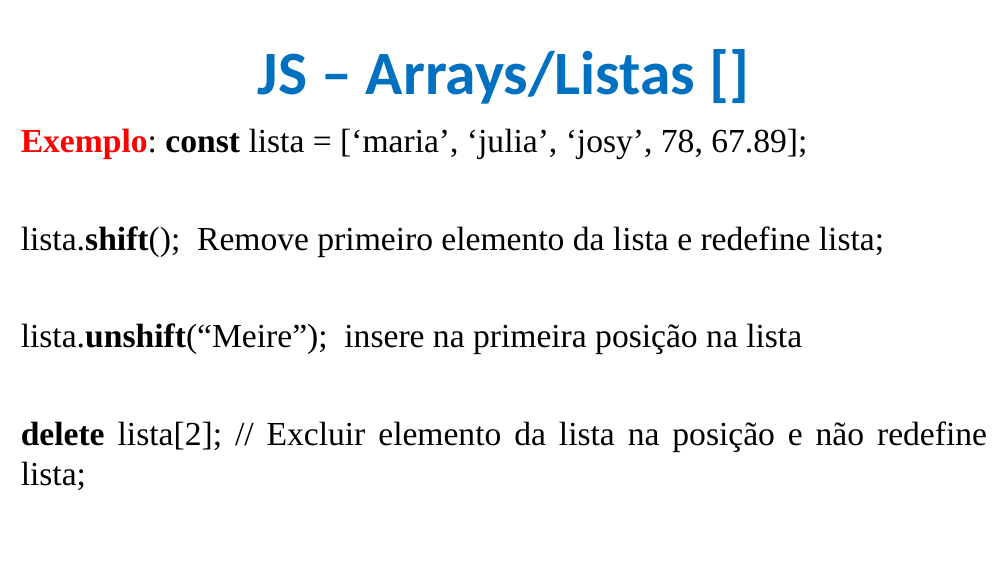
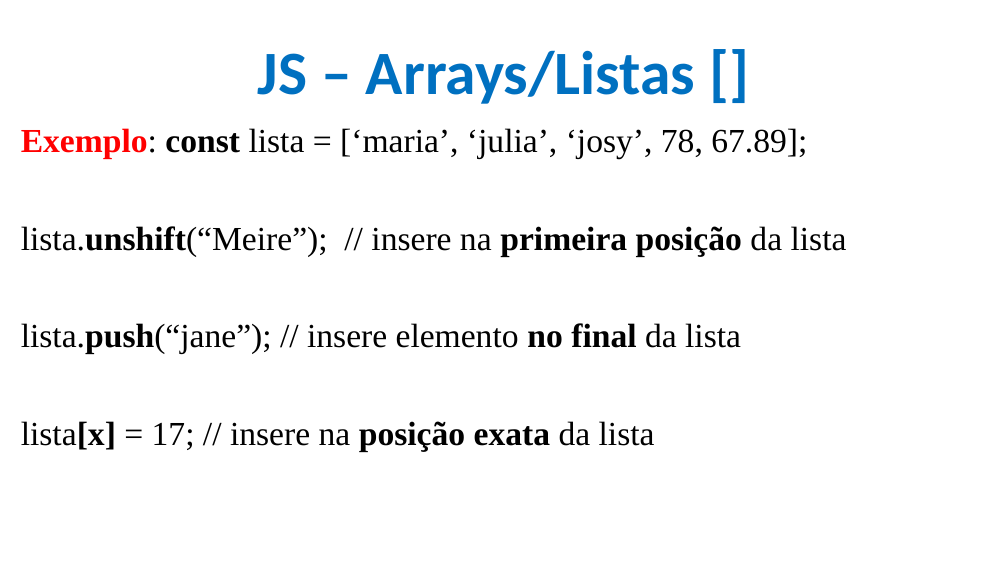
Before and after one commit to CloudEducationBrazil/WydenDesenvolvimentoWebPHP, a slide deck: slide 9 of 01 Classes/Aula 09 Desenvolvimento Web PHP - JS.pptx. Drawn at 1008x567 pixels with LibreOffice and Linux fonts; fonts in the diff are those of the drawing; background and template pictures are left out. Boxes give left, top, right and bottom in pixels: in the first picture for what was removed or moved away, otherwise in the second. Text is boxed around its words. In the diff, an @@ line names an element or a change of style, - is before the commit and + after.

```diff
--- a/01 Classes/Aula 09 Desenvolvimento Web PHP - JS.pptx
+++ b/01 Classes/Aula 09 Desenvolvimento Web PHP - JS.pptx
@@ text at [21,226,847,451]: text changed @@
-lista.shift(); Remove primeiro elemento da lista e redefine lista;
-lista.unshift(“Meire”); insere na primeira posição na lista
-delete lista[2]; // Excluir elemento da lista na posição e não redefine lista;
+lista.unshift(“Meire”); // insere na primeira posição da lista
+lista.push(“jane”); // insere elemento no final da lista
+lista[x] = 17; // insere na posição exata da lista
```
Also in this commit, not shown: 18 other slides changed, 33 slides removed, 5 other files.
